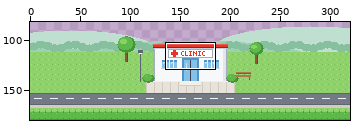
One commit to this pixel-art file: src/media/photos/sprites/scenes/hospital_0.aseprite. The first picture is a wide view before the edit; the outline marks the close-up.
Close-up. Before:
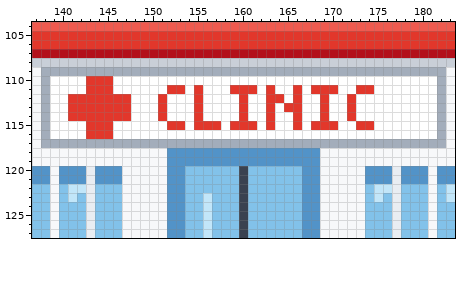
320x180 pixels, 1 frame. Shown: x 137..183, y 104..127. The wide view leaves out empty margins.
New version:
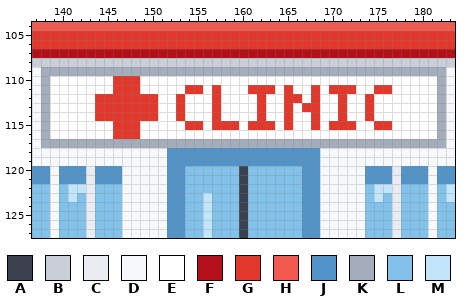
Palette (. is transparent): A #3a4250  B #c9cfd8  C #e9edf2  D #f7f8fa  E #ffffff  F #b3101a  G #e2372b  H #f05a4f  J #5293c8  K #a3adbb  L #82c2ea  M #c2e6f9
Edits made:
Colour E replaces colour G in row 110 at x 143 to 145; in row 111 at x 143 to 145, 152 to 153, 159 to 160, 166, 169 and 173 to 174; in row 112 at x 141 to 143, 151, 155, 160, 163 to 164, 169 and 172; in rows 113 to 114 at x 141 to 143, 151, 155, 160, 163, 166, 169 and 172; in row 115 at x 143 to 145, 152 to 153, 156, 160, 166, 169 and 173 to 174; in row 116 at x 143 to 145.
Colour G replaces colour E in row 110 at x 146 to 148; in row 111 at x 146 to 148, 154, 157, 162, 165, 171 to 172 and 175 to 176; in row 112 at x 148 to 150, 153, 157, 162, 165, 168, 171 and 174; in row 113 at x 148 to 150, 153, 157, 162, 167 to 168, 171 and 174; in row 114 at x 148 to 150, 153, 157, 162, 165, 168, 171 and 174; in row 115 at x 146 to 148, 154, 158, 162, 165, 171 to 172 and 175 to 176.
Colour G replaces colour E in row 116 at x 146 to 148.
Changed places in both close-ups, as pixel boxes (x1, y1, x2, y2):
changed: (68, 76, 392, 139)
